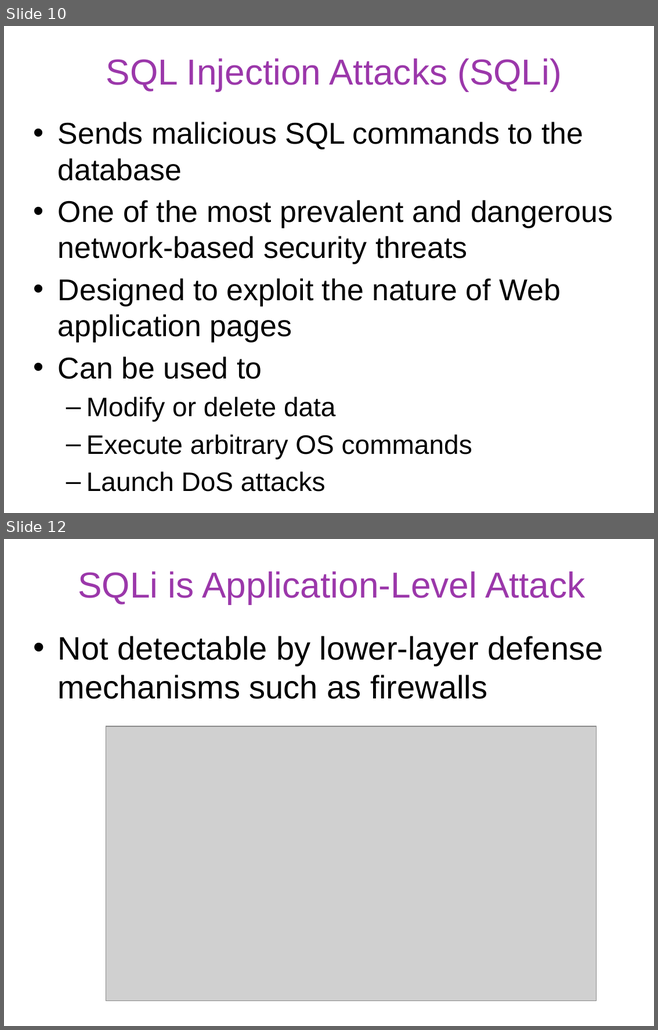
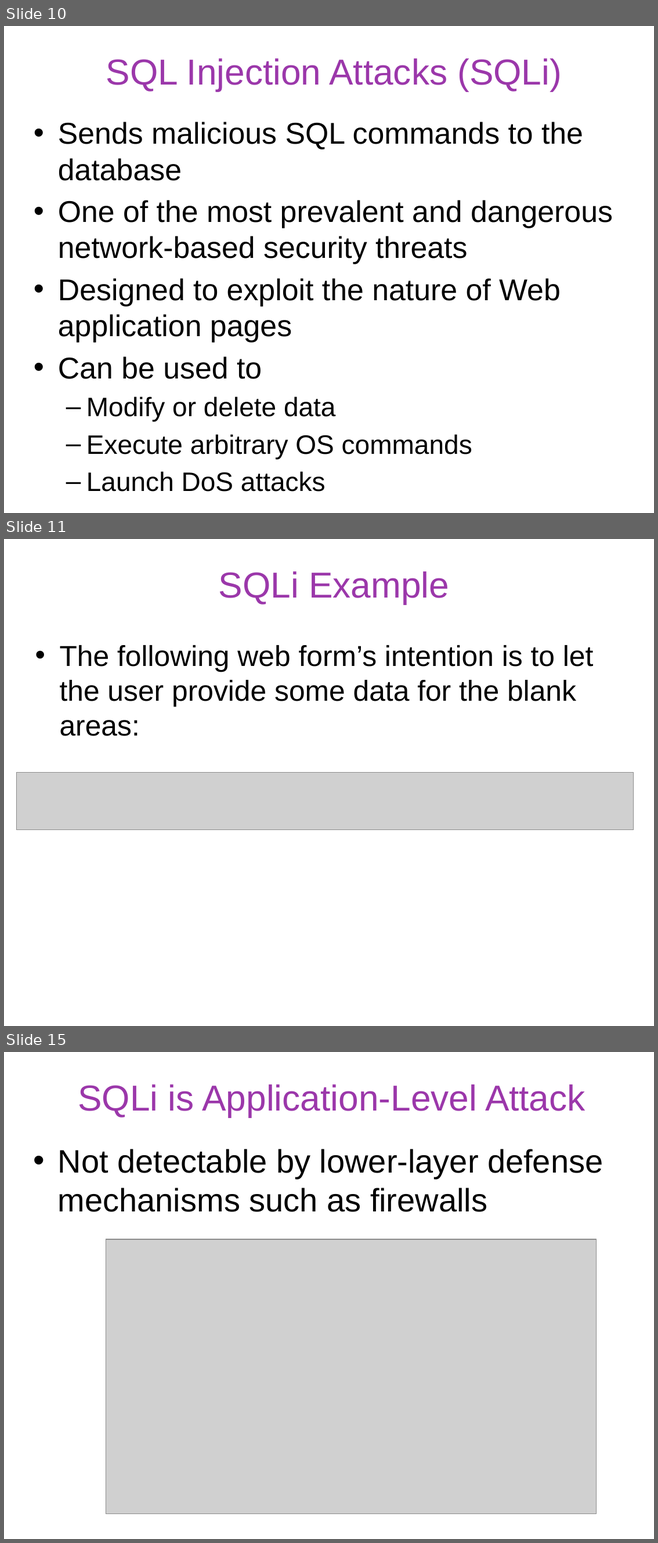
Before and after one commit to gulaoshi/gu.github.io, a slide deck: InfoSec/PPTs/L6-CH05-Database Security.pptx. Shown one above the other, each under a label of ours: slides 10 and 12 before the commit, slides 10, 11 and 15 after it; the slides between them are not shown. The pictures are 658x1030 and 658x1543 pixels, drawn with LibreOffice and Linux fonts; fonts in the diff are those of the drawing; grey boxes stand for pictures. Boxes give left, top, right and bottom in pixels: in the first picture for what was removed or moved away, otherwise in the second. Text is boxed around its words. In the diff, an @@ line names an element or a change of style, - is before the commit and + after.

```diff
--- a/InfoSec/PPTs/L6-CH05-Database Security.pptx
+++ b/InfoSec/PPTs/L6-CH05-Database Security.pptx
@@ slide 11 added at (x1=4, y1=539, x2=654, y2=1026), background #FFFFFF @@
@@ text added at (x1=219, y1=571, x2=449, y2=604), 40 pt, text #9B37AA @@
+SQLi Example
@@ text added at (x1=60, y1=645, x2=593, y2=736), 32 pt, text #000000 @@
+• The following web form’s intention is to let the user provide some data for the blank areas:
@@ picture added at (x1=17, y1=772, x2=633, y2=830) @@
@@ what was slide 12 is now slide 15 @@
```
Also in this commit, not shown: 3 other slides added, 1 slide removed, 24 other files.
